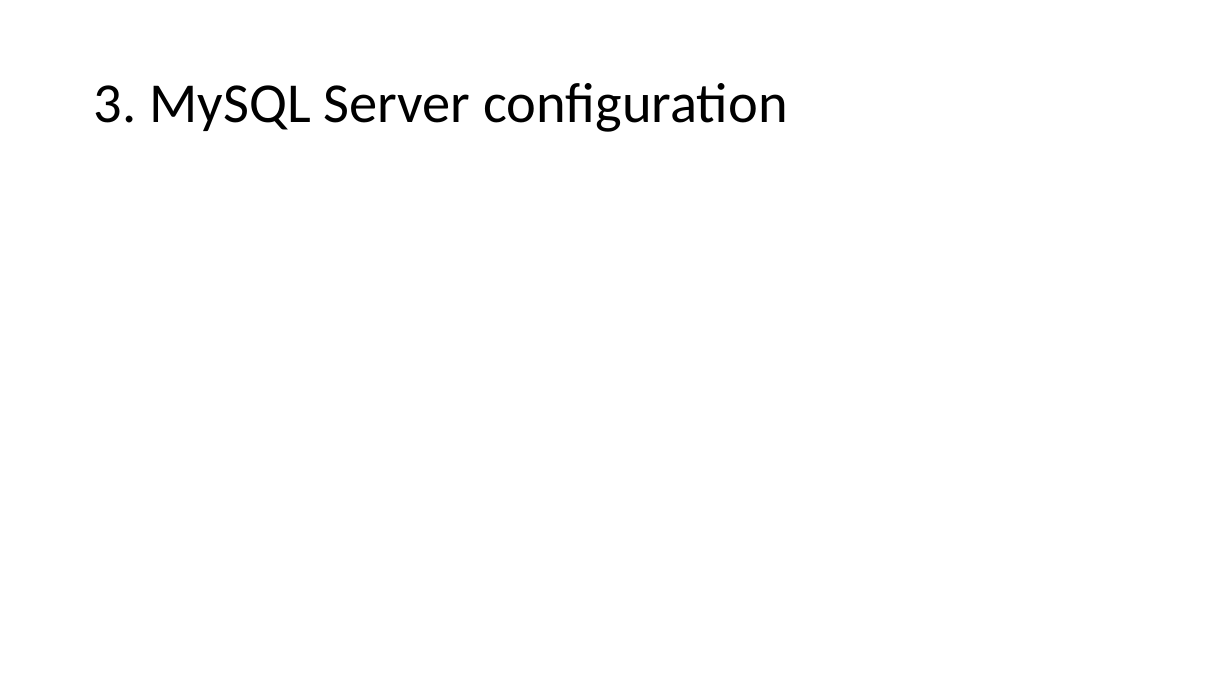
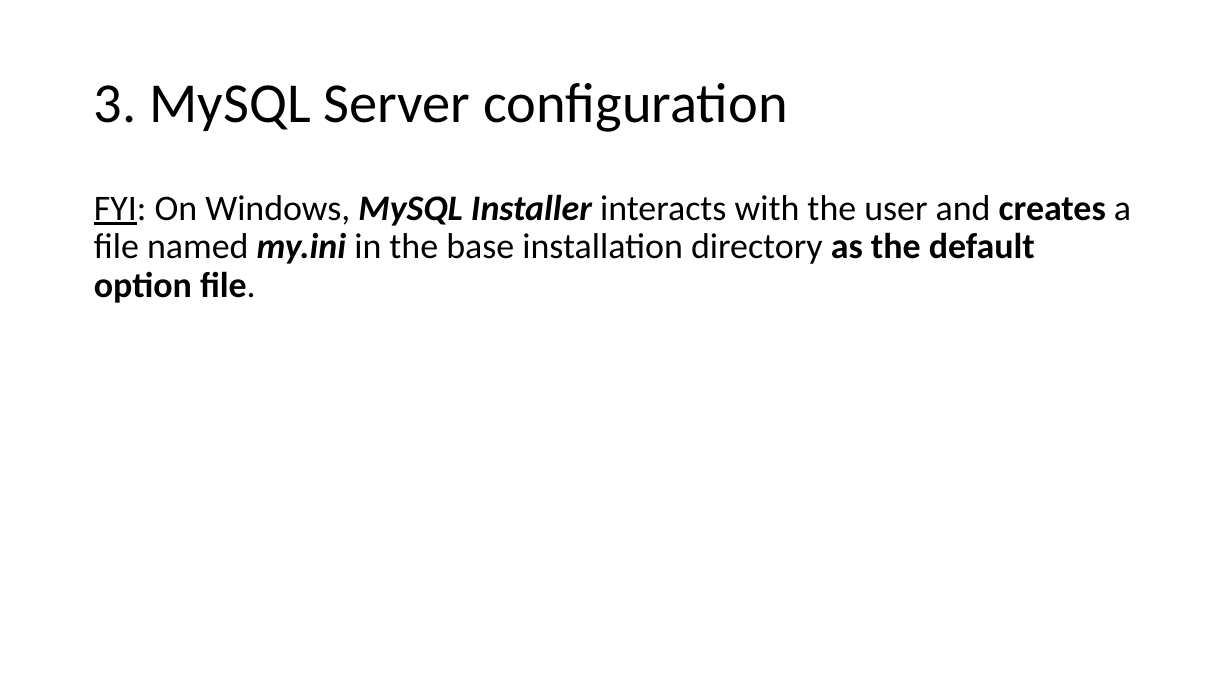
Before and after one commit to aolins/pbc, a slide deck: slide 17 of javadb/resources/Installing MySQL .pptx. Drawn at 1232x693 pixels with LibreOffice and Linux fonts; fonts in the diff are those of the drawing. Boxes give left, top, right and bottom in pixels: in the first picture for what was removed or moved away, otherwise in the second. Text is boxed around its words. In the diff, an @@ line names an element or a change of style, - is before the commit and + after.

Commit message:
Updated the MySQL Installation instruction.

```diff
--- a/javadb/resources/Installing MySQL .pptx
+++ b/javadb/resources/Installing MySQL .pptx
@@ text added at [94,194,1131,303], 28 pt, text #000000 @@
+FYI: On Windows, MySQL Installer interacts with the user and creates a file named my.ini in the base installation directory as the default option file.
```
Also in this commit, not shown: 12 other slides changed, 1 slide added, 2 slides removed.
